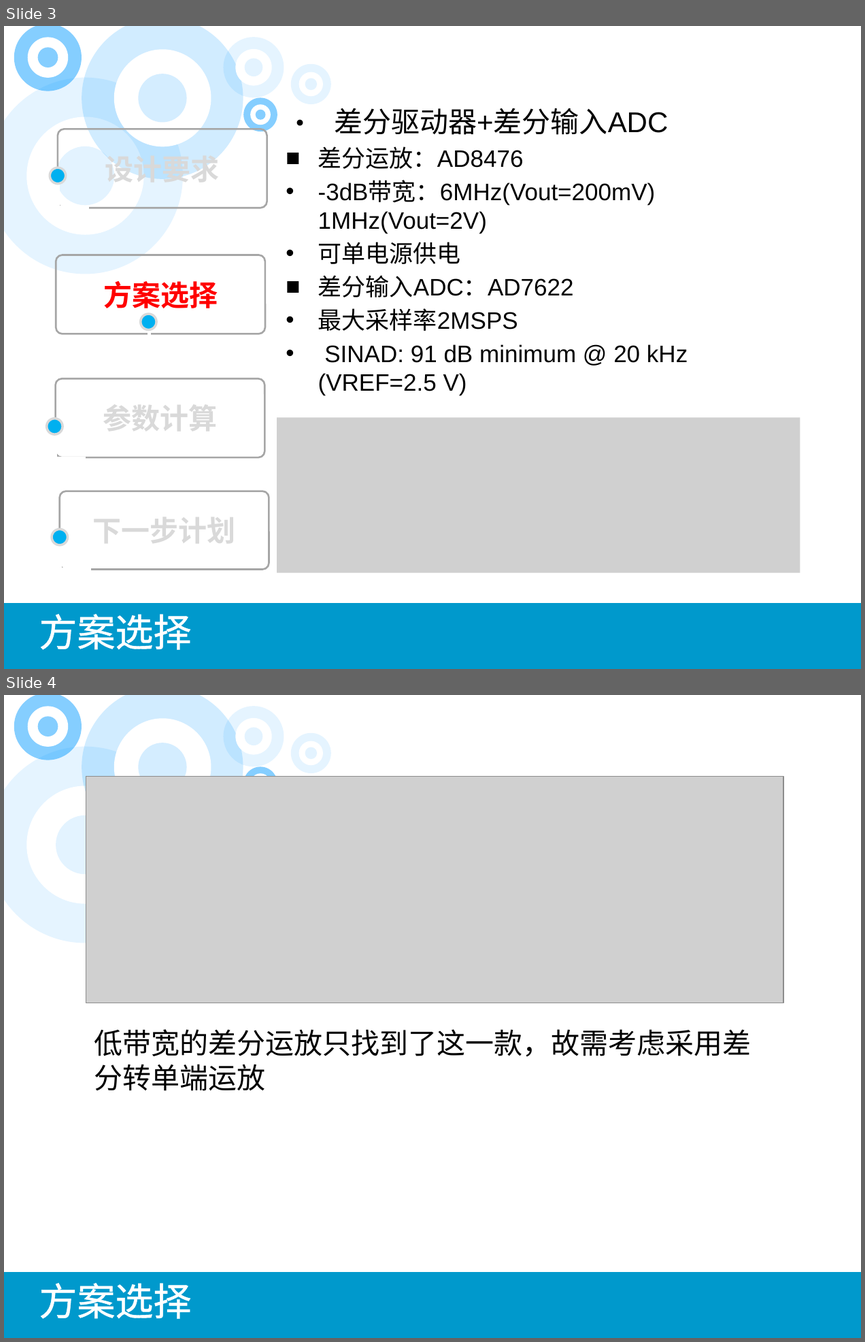
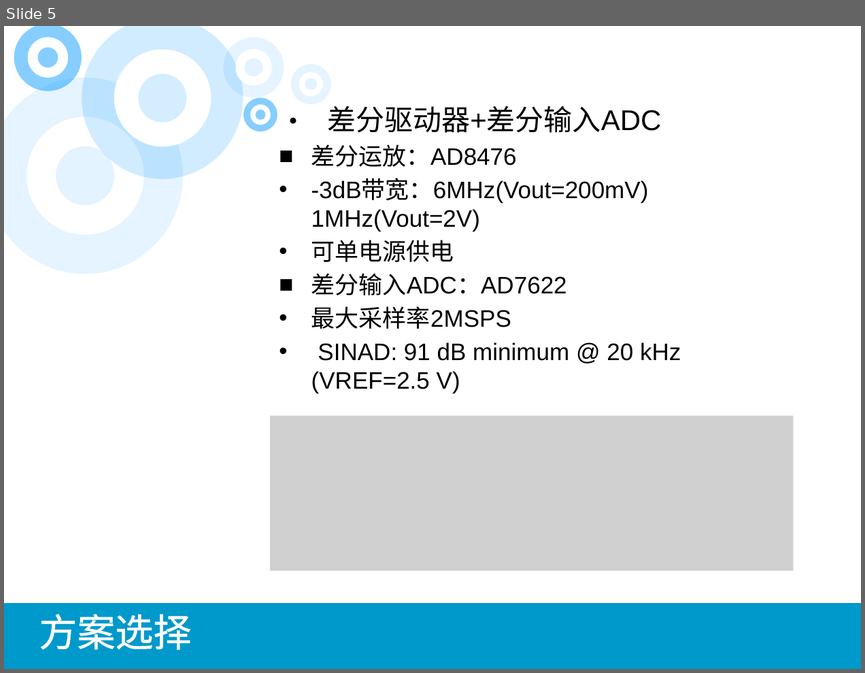
Before and after one commit to wyu0725/2MSPS-DAQ_CARD, a slide deck: 2M采样率双通道数据采集卡.pptx. Shown one above the other, each under a label of ours: slides 3 and 4 before the commit, slide 5 after it. The pictures are 865x1342 and 865x673 pixels, drawn with LibreOffice and Linux fonts; fonts in the diff are those of the drawing; grey boxes stand for pictures. Boxes give left, top, right and bottom in pixels: in the first picture for what was removed or moved away, otherwise in the second. Text is boxed around its words. In the diff, an @@ line names an element or a change of style, - is before the commit and + after.

```diff
--- a/2M采样率双通道数据采集卡.pptx
+++ b/2M采样率双通道数据采集卡.pptx
@@ slide 4 removed at bbox=[4, 695, 861, 1338], background #FFFFFF; not listed: 18 template elements that a slide beside it also shows @@
@@ picture removed at bbox=[86, 777, 784, 1004] @@
@@ text removed at bbox=[94, 1029, 751, 1091] @@
-低带宽的差分运放只找到了这一款，故需考虑采用差分转单端运放
@@ text removed at bbox=[39, 1283, 192, 1319] @@
-方案选择
@@ what was slide 3 is now slide 5 @@
@@ slide 5 changed as well @@
@@ text "差分驱动器+差分输入ADC": place and size @@
-text "差分驱动器+差分输入ADC" at bbox=[318, 108, 687, 395]
+text "差分驱动器+差分输入ADC" at bbox=[311, 106, 681, 393]
@@ group removed at bbox=[50, 129, 267, 208]: 2 lines, 1 rounded rectangle, 1 ellipse @@
-设计要求
@@ rounded rectangle removed at bbox=[56, 254, 265, 333] @@
-方案选择
@@ ellipse removed at bbox=[140, 314, 156, 330] @@
@@ line removed from (149, 316) to (149, 355) @@
@@ picture: place and size @@
-picture at bbox=[277, 418, 800, 573]
+picture at bbox=[270, 415, 793, 570]
@@ group removed at bbox=[47, 378, 264, 460]: 2 lines, 1 rounded rectangle, 1 ellipse @@
-参数计算
@@ group removed at bbox=[52, 491, 269, 570]: 2 lines, 1 rounded rectangle, 1 ellipse @@
-下一步计划
```
Also in this commit, not shown: 11 other slides changed, 12 slides added, 4 other slides removed, 6 other files.
